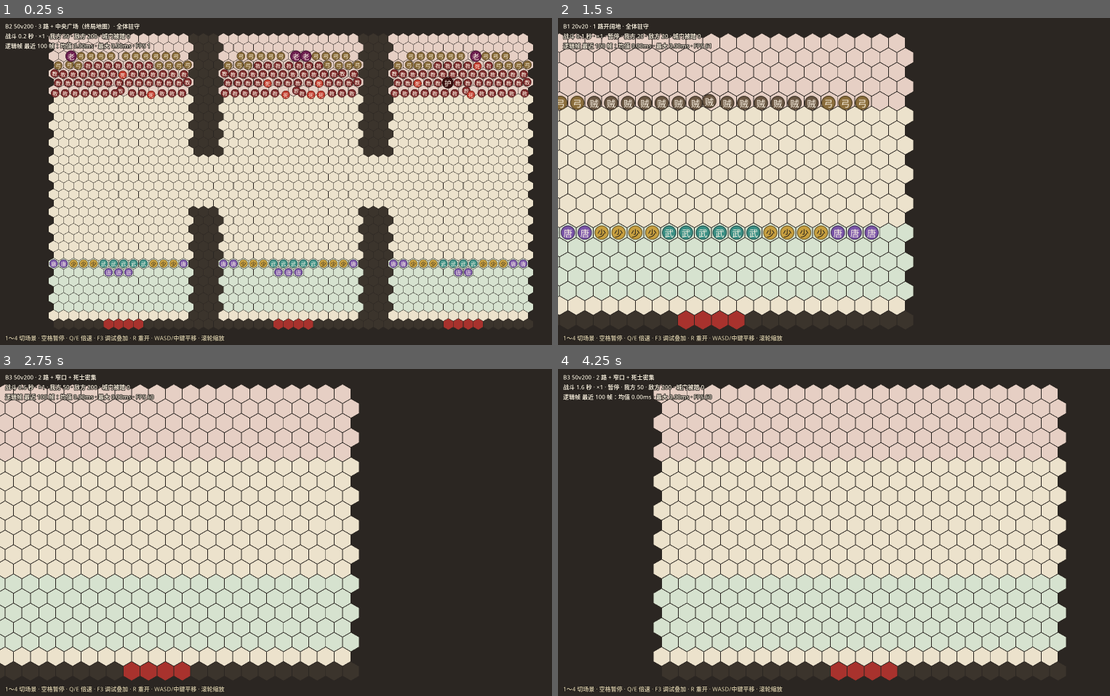
Above: before the commit, frames 1-4 (two rows, left to right).
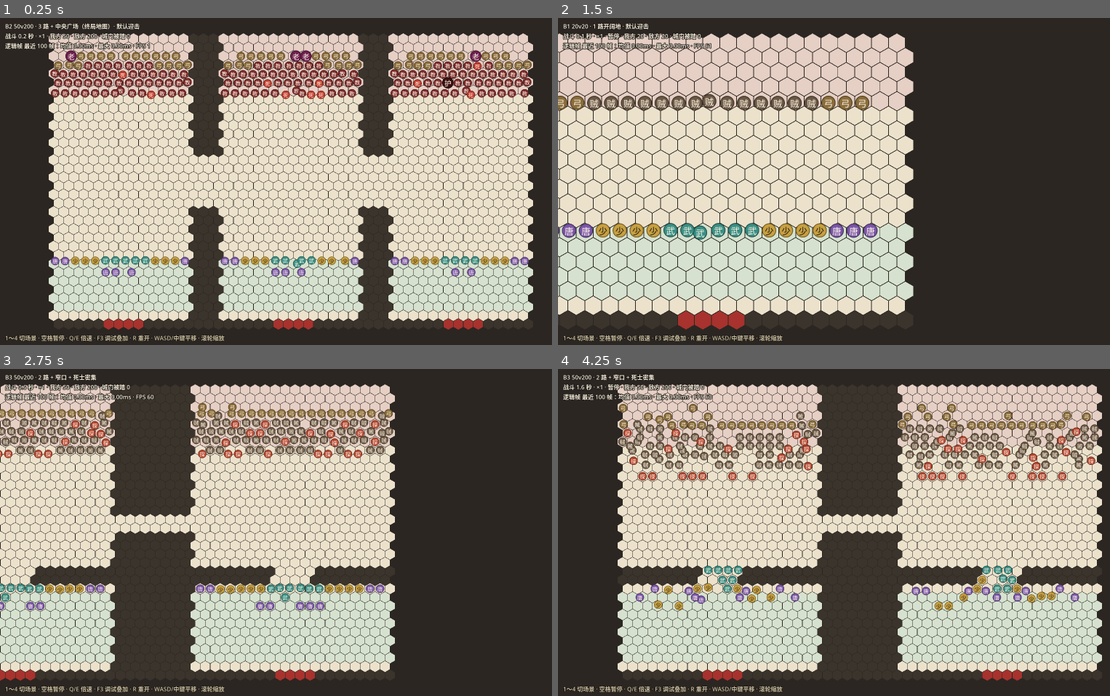
Above: after the commit, the same moments.

Repository: Clark760/WXAutoRE
Game: Godot game, scene res://src/app/main.tscn
Two runs of this game, one before a commit and one after it. Both use one fixed random seed, a clock stepped at 60 frames per second and the inputs below.
Inputs (mouse positions are in pixels of both pictures, inside the frame that each line leads up to):
- Up to frame 1 (0.25 s): no input
- Up to frame 2 (1.5 s): tap Enter at 0.5 s; move the mouse to (977, 165) at 0.52 s; hold D 0.53-1.25 s; tap 1 at 0.6 s; click (977, 165) at 0.67 s; tap Space at 0.77 s; drag from (734, 197) to (817, 246) at 1.27 s
- Up to frame 3 (2.75 s): tap Space at 2 s; move the mouse to (347, 460) at 2.02 s; hold D from 2.03 s (still down); tap 3 at 2.1 s
- Up to frame 4 (4.25 s): release D at 2.75 s; drag from (817, 597) to (673, 483) at 2.77 s; move the mouse to (1021, 581) at 3.52 s; hold A from 3.53 s (still down); tap Q at 3.6 s; tap Space at 3.77 s

The runs differ from the first frame. In frame 1, 2.3% of the frame differs, in the area x 8-96%, y 1-80%; in frame 2, 1.7%; in frame 3, 36%; in frame 4, 45%, in the area x 10-99%, y 4-96%.
Error before the commit: Cannot call method 'queue_free' on a null value. (res://src/view/battle_view.gd:58)

Commit message:
我方默认迎击：主动找敌、支援别路、拦截漏网；修复切换场景血条残留
用户试玩反馈：我方只打附近的敌人，不追击、不支援别路、不追漏网；切换场景后旧血条残留。
- 距离场支持起点初始代价；我方动态场改为"迎击场"：起点是所有敌人，
  初始代价 = 离城门步数 ÷ 2，覆盖全图，近的先打、冲到城门附近的优先拦截
- 我方新增行为模式：迎击（默认，不受防区限制）/ 驻守（不出防区），按组切换留到 M4
- 闲置率改为"还有要去打的敌人却既没在打也走不动"，不再把站着不动算成不闲置
- 表现层直接持有血条节点并立即摘掉旧节点，修复切换场景后旧血条残留
- 新增迎击支援别路、拦截漏网的场景测试（共 28 个）；B2 我方存活 2 → 31，B3 241 秒 → 37 秒
- 演示新增 --switch 参数；设计文档 v0.5；成就录追加"M0 · 试玩修正"

Co-Authored-By: Claude Opus 5.5 <noreply@anthropic.com>

Diff:
--- a/src/app/battle_demo.gd
+++ b/src/app/battle_demo.gd
@@ -5,8 +5,9 @@
 ## 命令行（godot 参数后加 --）：
 ##   --scenario=B2          开局场景
 ##   --bench                窗口压测：记录帧耗时，战斗结束或 90 秒后打印结果并退出
-##   --screenshot=路径 --shot-at=秒   到指定的战斗时间截图并保存
+##   --screenshot=路径 --shot-at=秒   运行到指定秒数（真实时间）截图并保存
 ##   --overlay              开局就打开调试叠加
+##   --switch=B1@8          运行到第 8 秒（真实时间）切换到 B1，用来检查切换场景后的画面
 
 const TICK: float = BattleSim.TICK
 const MAX_SUBSTEPS: int = 3
@@ -37,6 +38,9 @@
 var _shot_at: float = -1.0
 var _shot_done: bool = false
 var _start_overlay: bool = false
+var _elapsed: float = 0.0
+var _switch_to: String = ""
+var _switch_at: float = -1.0
 
 
 func _ready() -> void:
@@ -51,6 +55,10 @@
 			_shot_at = float(arg.substr(10))
 		elif arg == "--overlay":
 			_start_overlay = true
+		elif arg.begins_with("--switch="):
+			var parts: PackedStringArray = arg.substr(9).split("@")
+			_switch_to = parts[0]
+			_switch_at = float(parts[1]) if parts.size() > 1 else 5.0
 
 	RenderingServer.set_default_clear_color(Color("2b2622"))
 	view = BattleView.new()
@@ -133,11 +141,15 @@
 		_bench_frame_tick.append(sim.tick_index)
 		if not sim.is_running() or sim.time >= BENCH_SECONDS:
 			_finish_bench()
-	if _screenshot_path != "" and not _shot_done and sim.time >= _shot_at:
+	_elapsed += delta
+	if _switch_to != "" and _elapsed >= _switch_at:
+		_load(_switch_to)
+		_switch_to = ""
+	if _screenshot_path != "" and not _shot_done and _elapsed >= _shot_at:
 		_shot_done = true
 		await RenderingServer.frame_post_draw
 		get_viewport().get_texture().get_image().save_png(_screenshot_path)
-		print("已截图：%s（战斗时间 %.1f 秒）" % [_screenshot_path, sim.time])
+		print("已截图：%s（%s，战斗时间 %.1f 秒）" % [_screenshot_path, scenario, sim.time])
 		if not _bench:
 			get_tree().quit()
 
--- a/src/battle/ally_ai.gd
+++ b/src/battle/ally_ai.gd
@@ -1,12 +1,14 @@
 class_name AllyAI
 extends RefCounted
 
-## 我方驻守行为（设计文档 6.5）。
-## - 防区：以部署格为中心、guard_radius 格以内；单位永远不离开防区。
-## - 迎战范围：从部署格出发，到最近敌人的路径代价 ≤ 防区半径 + 射程。
-## - 选目标：只打射程内的敌人。近战打相邻的（攻击它的人更少 → 血更低）；
-##   远程打离城门最近的（城门场的值最小），这是"漏一个就输"的核心。
-## - 移动：射程内没有敌人但在迎战范围内时，沿我方动态场往敌人走；迎战范围内没有敌人就回部署格。
+## 我方行为（设计文档 6.5）。每帧：
+## 1. 射程内有敌人就打。近战打相邻的（攻击它的人更少 → 血更低）；
+##    远程打离城门最近的（城门场的值最小），这是"漏一个就输"的核心。
+## 2. 射程内没有敌人时按模式移动：
+##    - 迎击（默认）：沿我方迎击场走，不受防区限制。迎击场按离城门的远近给敌人加权，
+##      所以本路打完会去支援别路，漏过去的敌人会被优先拦截。
+##    - 驻守：只在防区（部署格周围 guard_radius 格）内迎敌，防区附近没有敌人就回部署格。
+## 3. 全图都没有走得到的敌人：回部署格。
 
 const RETARGET_INTERVAL: float = 1.0
 const SIDESTEP_COOLDOWN: float = 0.5
@@ -28,6 +30,7 @@
 var team: PackedByteArray
 var state: PackedByteArray
 var flags: PackedByteArray
+var mode: PackedByteArray
 var attack_range: PackedInt32Array
 var guard_radius: PackedInt32Array
 var attackers: PackedInt32Array
@@ -56,6 +59,7 @@
 	team = st.team
 	state = st.state
 	flags = st.flags
+	mode = st.mode
 	attack_range = st.attack_range
 	guard_radius = st.guard_radius
 	attackers = st.attackers
@@ -102,14 +106,20 @@
 		return
 	range_since[i] = -1.0
 
-	# 2. 迎战范围内有敌人：沿我方动态场往敌人走，但不出防区
+	# 2. 射程内没有敌人：按模式去找敌人
 	var h: int = home[i]
-	var radius: int = guard_radius[i]
-	if field.dist[h] <= radius + rng:
+	var engaged: bool
+	var leash: int = -1
+	if mode[i] == BattleState.MODE_GUARD:
+		leash = guard_radius[i]
+		engaged = buckets.gather(ENEMY, h, leash + rng) > 0
+	else:
+		engaged = field.dist[c] < DistanceField.UNREACHABLE
+	if engaged:
 		if move_cd[i] > 0.0:
 			state[i] = BattleState.UnitState.MOVING
 			return
-		if _advance_in_zone(i, c, h, radius):
+		if _advance(i, c, h, leash):
 			state[i] = BattleState.UnitState.MOVING
 			blocked_time[i] = 0.0
 			return
@@ -117,7 +127,7 @@
 		state[i] = BattleState.UnitState.BLOCKED
 		return
 
-	# 3. 迎战范围内没有敌人：回部署格
+	# 3. 没有要去打的敌人：回部署格
 	blocked_time[i] = 0.0
 	if c == h:
 		state[i] = BattleState.UnitState.GUARD
@@ -160,8 +170,8 @@
 	return best
 
 
-## 沿我方动态场往敌人方向走一格，不离开防区；必要时侧移。
-func _advance_in_zone(i: int, c: int, h: int, radius: int) -> bool:
+## 沿我方迎击场往敌人方向走一格；leash >= 0 时不离开部署格周围 leash 格（驻守）。必要时侧移。
+func _advance(i: int, c: int, h: int, leash: int) -> bool:
 	var d_arr: PackedInt32Array = field.dist
 	var cur: int = d_arr[c]
 	var best: int = -1
@@ -173,7 +183,7 @@
 		var n: int = neighbors[base + (rot + kk) % 6]
 		if n < 0 or walk[n] == 0 or occupant[n] >= 0:
 			continue
-		if map.distance(h, n) > radius:
+		if leash >= 0 and map.distance(h, n) > leash:
 			continue
 		var dn: int = d_arr[n]
 		if dn < best_d:
--- a/src/battle/battle_metrics.gd
+++ b/src/battle/battle_metrics.gd
@@ -2,7 +2,9 @@
 extends RefCounted
 
 ## 压测与验收用的统计（设计文档 10.1）。每个逻辑帧结束后调用 sample()。
-## 闲置：我方——迎战范围内有敌人，却被堵住超过 2 秒；敌方——冲不动也没在交战，超过 2 秒。
+## 闲置：我方——还有要去打的敌人（迎击：全图有走得到的敌人；驻守：防区附近有敌人），
+## 却既没在打、也走不动，超过 2 秒；敌方——冲不动也没在交战，超过 2 秒。
+## 防区越界只统计驻守模式的单位。
 
 const IDLE_SECONDS: float = 2.0
 
@@ -37,7 +39,8 @@
 			ally_unit_ticks += 1
 			if idle:
 				ally_idle_ticks += 1
-			if sim.map.distance(st.home[i], st.cell[i]) > st.guard_radius[i]:
+			if st.mode[i] == BattleState.MODE_GUARD \
+					and sim.map.distance(st.home[i], st.cell[i]) > st.guard_radius[i]:
 				guard_violations += 1
 		else:
 			enemy_unit_ticks += 1
--- a/src/battle/battle_sim.gd
+++ b/src/battle/battle_sim.gd
@@ -6,8 +6,10 @@
 
 const TICK: float = 0.1
 const DEADLOCK_SECONDS: float = 300.0
-## 动态距离场只关心附近的情况，超过这个代价就不再展开。
+## 敌方动态场只关心附近的情况，超过这个代价就不再展开。我方迎击场要看全图，不设上限。
 const FIELD_LIMIT: int = 16
+## 我方迎击场里，每个敌人的初始代价 = 它离城门的步数 ÷ 这个数。离城门越近越优先被拦截。
+const THREAT_DIVISOR: int = 2
 
 enum Outcome { RUNNING, WIN, LOSS_BREACH, LOSS_DEADLOCK }
 
@@ -19,7 +21,8 @@
 
 ## 城门场：整局只算一次。敌人沿它冲城门；我方远程用它判断谁离城门最近。
 var gate_field: DistanceField = DistanceField.new()
-## 我方动态场：每格到最近敌人的代价（自己人占着的格子加代价，后排会绕到侧面），我方驻守单位迎敌时沿它移动。
+## 我方迎击场：每格到"最该拦截的敌人"的代价。起点是所有敌人，初始代价按离城门的远近加权；
+## 自己人占着的格子加代价，后排会绕到侧面。我方单位迎敌时沿它移动。
 var ally_field: DistanceField = DistanceField.new()
 ## 敌方动态场：每格到最近我方单位的纯走路距离（不加拥挤代价），敌人交战时沿它移动，
 ## 也用来判断"我方单位是否真的走得到"——隔着墙的不算。
@@ -43,6 +46,7 @@
 var attacks_this_tick: int = 0
 
 var _sources: PackedInt32Array = PackedInt32Array()
+var _source_cost: PackedInt32Array = PackedInt32Array()
 var _started: bool = false
 
 
@@ -55,6 +59,7 @@
 	ally_field.setup(map, map.walk_ally)
 	enemy_field.setup(map, map.walk_enemy)
 	_sources.resize(capacity)
+	_source_cost.resize(capacity)
 
 
 func add_unit(d: UnitDef, team: int, cell: int) -> int:
@@ -189,12 +194,15 @@
 	var alive: PackedByteArray = st.alive
 	var team: PackedByteArray = st.team
 	var cell: PackedInt32Array = st.cell
+	var gate_dist: PackedInt32Array = gate_field.dist
 	for i in st.unit_count:
 		if alive[i] == 1 and team[i] == source_team:
 			_sources[count] = cell[i]
+			_source_cost[count] = gate_dist[cell[i]] / THREAT_DIVISOR
 			count += 1
 	if mover_team == TEAM_ALLY:
-		ally_field.build(_sources, count, st.occupant, st.team, TEAM_ALLY, FIELD_LIMIT)
+		ally_field.build(_sources, count, st.occupant, st.team, TEAM_ALLY,
+				DistanceField.UNREACHABLE, _source_cost)
 	else:
 		enemy_field.build(_sources, count, st.occupant, st.team, -1, FIELD_LIMIT)
 
--- a/src/battle/battle_state.gd
+++ b/src/battle/battle_state.gd
@@ -14,6 +14,10 @@
 const FLAG_HERO: int = 4
 
 enum UnitState { GUARD, MOVING, ATTACKING, BLOCKED, RETURNING, ADVANCING, DEAD }
+
+## 我方行为模式（设计文档 6.5）：迎击 = 主动寻敌、优先拦截离城门近的；驻守 = 只在防区内迎敌。
+const MODE_INTERCEPT: int = 0
+const MODE_GUARD: int = 1
 
 ## 0 = 外功（用 def_ext 减免），1 = 内功（用 def_int 减免）
 const DAMAGE_EXTERNAL: int = 0
@@ -29,6 +33,8 @@
 var alive: PackedByteArray = PackedByteArray()
 var flags: PackedByteArray = PackedByteArray()
 var state: PackedByteArray = PackedByteArray()
+## 我方行为模式，见 MODE_*；敌方不用。
+var mode: PackedByteArray = PackedByteArray()
 var damage_type: PackedByteArray = PackedByteArray()
 
 var cell: PackedInt32Array = PackedInt32Array()
@@ -80,6 +86,7 @@
 	alive.resize(capacity)
 	flags.resize(capacity)
 	state.resize(capacity)
+	mode.resize(capacity)
 	damage_type.resize(capacity)
 	def_index.resize(capacity)
 	cell.resize(capacity)
@@ -147,6 +154,7 @@
 		f |= FLAG_HERO
 	flags[i] = f
 	state[i] = UnitState.GUARD if p_team == TEAM_ALLY else UnitState.ADVANCING
+	mode[i] = MODE_INTERCEPT
 	# 普攻用两种攻击里较高的一种
 	if d.atk >= d.iat:
 		damage_type[i] = DAMAGE_EXTERNAL
--- a/src/battle/distance_field.gd
+++ b/src/battle/distance_field.gd
@@ -5,6 +5,7 @@
 ## dist[c] = 站在格子 c 的单位走到"最近起点格"所需的代价。
 ## 代价：踏进空格 1；踏进被"走路这一方"自己人占着的格子 3（让后面的人绕行）；墙不可通行。
 ## 起点格本身是目标单位所在的格子，踏进去等于"接触到了"，代价按 1 算。
+## 起点可以带初始代价（source_cost）：我方迎击场用它表示威胁，离城门越近的敌人初始代价越小，越优先被拦截。
 
 const UNREACHABLE: int = 1 << 29
 const CROWD_COST: int = 3
@@ -24,15 +25,18 @@
 	_walk = walk
 	dist.resize(map.cell_count)
 	dist.fill(UNREACHABLE)
-	_bucket_head.resize(map.cell_count * CROWD_COST + 8)
+	# 最大代价 = 起点初始代价（不超过格子数）+ 路径代价（不超过 3 × 格子数）
+	_bucket_head.resize(map.cell_count * (CROWD_COST + 1) + 8)
 	_entry_cell.resize(map.cell_count * 7 + 8)
 	_entry_next.resize(map.cell_count * 7 + 8)
 
 
 ## sources：起点格。occupant / unit_team / mover_team 用来判断"自己人占着的格子"；
-## mover_team < 0 表示不考虑占格（城门场）。limit：超过这个代价就不再展开，省时间。
+## mover_team < 0 表示不考虑占格（城门场、敌方场）。limit：超过这个代价就不再展开，省时间。
+## source_cost：每个起点的初始代价（可选，不传就都是 0）。
 func build(sources: PackedInt32Array, source_count: int, occupant: PackedInt32Array,
-		unit_team: PackedByteArray, mover_team: int, limit: int = UNREACHABLE) -> void:
+		unit_team: PackedByteArray, mover_team: int, limit: int = UNREACHABLE,
+		source_cost: PackedInt32Array = PackedInt32Array()) -> void:
 	var d_arr: PackedInt32Array = dist
 	var head: PackedInt32Array = _bucket_head
 	var e_cell: PackedInt32Array = _entry_cell
@@ -40,6 +44,8 @@
 	var nb: PackedInt32Array = _map.neighbors
 	var walk: PackedByteArray = _walk
 	var use_crowd: bool = mover_team >= 0
+	var has_cost: bool = source_cost.size() >= source_count
+	var head_size: int = head.size()
 	d_arr.fill(UNREACHABLE)
 
 	var count: int = 0
@@ -47,12 +53,16 @@
 	head[0] = -1
 	for s in source_count:
 		var c: int = sources[s]
-		if d_arr[c] == 0:
+		var d0: int = mini(source_cost[s], head_size - 1) if has_cost else 0
+		if d0 >= d_arr[c]:
 			continue
-		d_arr[c] = 0
+		d_arr[c] = d0
+		while max_d < d0:
+			max_d += 1
+			head[max_d] = -1
 		e_cell[count] = c
-		e_next[count] = head[0]
-		head[0] = count
+		e_next[count] = head[d0]
+		head[d0] = count
 		count += 1
 
 	var d: int = 0
@@ -63,12 +73,13 @@
 			e = e_next[e]
 			if d_arr[c] != d:
 				continue
+			# 起点格站的是对方单位，不会被算成拥挤
 			var nd: int = d + 1
-			if use_crowd and d > 0:
+			if use_crowd:
 				var o: int = occupant[c]
 				if o >= 0 and unit_team[o] == mover_team:
 					nd = d + CROWD_COST
-			if nd > limit:
+			if nd > limit or nd >= head_size:
 				continue
 			var base: int = c * 6
 			for k in 6:
--- a/src/dev/dev_scenarios.gd
+++ b/src/dev/dev_scenarios.gd
@@ -6,8 +6,8 @@
 const NAMES: PackedStringArray = ["B1", "B2", "B3", "B4"]
 
 const DESCRIPTIONS: Dictionary = {
-	"B1": "20v20 · 1 路开阔地 · 全体驻守",
-	"B2": "50v200 · 3 路 + 中央广场（终局地图）· 全体驻守",
+	"B1": "20v20 · 1 路开阔地 · 默认迎击",
+	"B2": "50v200 · 3 路 + 中央广场（终局地图）· 默认迎击",
 	"B3": "50v200 · 2 路 + 窄口 + 死士密集",
 	"B4": "60v240 · 300 单位极限（只记录）",
 }
--- a/src/view/battle_view.gd
+++ b/src/view/battle_view.gd
@@ -37,6 +37,7 @@
 var _atlas: GlyphAtlas
 var _pixel: PackedVector2Array = PackedVector2Array()
 var _groups: Array[Dictionary] = []
+var _hp_node: MultiMeshInstance2D
 var _hp_mm: MultiMesh
 var _hp_buffer: PackedFloat32Array = PackedFloat32Array()
 
@@ -50,12 +51,14 @@
 
 
 func bind(p_sim: BattleSim) -> void:
+	# 切换场景时旧的绘制节点要立刻摘掉：queue_free 要到帧末才生效，期间旧血条还会画出来
 	for g in _groups:
-		(g["node"] as Node).queue_free()
+		_discard(g["node"])
 	_groups.clear()
-	if _hp_mm != null:
+	if _hp_node != null:
+		_discard(_hp_node)
+		_hp_node = null
 		_hp_mm = null
-		get_node("HpBars").queue_free()
 	sim = p_sim
 	var map: BattleMap = sim.map
 	_pixel.resize(map.cell_count)
@@ -77,13 +80,18 @@
 		buffer.resize(indices.size() * FLOATS_PER_INSTANCE)
 		_groups.append({"def": st.defs[d], "node": node, "indices": indices, "buffer": buffer})
 
-	var hp_node := MultiMeshInstance2D.new()
-	hp_node.name = "HpBars"
+	_hp_node = MultiMeshInstance2D.new()
 	_hp_mm = _make_multimesh(st.unit_count)
-	hp_node.multimesh = _hp_mm
-	add_child(hp_node)
+	_hp_node.multimesh = _hp_mm
+	add_child(_hp_node)
 	_hp_buffer.resize(st.unit_count * FLOATS_PER_INSTANCE)
+	_hp_buffer.fill(0.0)
 	_atlas.build(st.defs)
+
+
+func _discard(node: Node) -> void:
+	remove_child(node)
+	node.queue_free()
 
 
 func map_size() -> Vector2:
--- a/tests/scenario/test_battle_rules.gd
+++ b/tests/scenario/test_battle_rules.gd
@@ -65,11 +65,12 @@
 	check_eq(sim.st.occupant[sim.map.gate_cells[0]], -1, "城门格是空的")
 
 
-## 驻守单位迎敌不出防区，敌人死了以后回到部署格。
+## 驻守模式：迎敌不出防区，敌人死了以后回到部署格。
 func test_guard_stays_in_zone_and_returns_home() -> void:
 	var sim := _sim(_open_rows(), 3)
 	var home: int = _at(sim, 3, 10)
 	var a: int = sim.add_unit(_def("wuseng", {"atk": 400.0}), BattleState.TEAM_ALLY, home)
+	sim.st.mode[a] = BattleState.MODE_GUARD
 	# 弱小的敌人出现在防区边上（3 格），站着不动
 	var e: int = sim.add_unit(_def("bandit", {"hp": 30.0}), BattleState.TEAM_ENEMY, _at(sim, 3, 7))
 	sim.st.move_cd[e] = 1000.0
@@ -116,6 +117,7 @@
 		var a: int = sim.add_unit(_def("tangmen", {"atk": 1.0, "hp": 99999.0, "attack_range": 6}),
 				BattleState.TEAM_ALLY, _at(sim, 12, 10))
 		sim.st.guard_radius[a] = 0
+		sim.st.mode[a] = BattleState.MODE_GUARD
 		var key: String = "scout" if suicider else "bandit"
 		var e: int = sim.add_unit(_def(key, {"hp": 99999.0, "alert_radius": 0}), BattleState.TEAM_ENEMY, _at(sim, 10, 4))
 		sim.end_on_breach = false
@@ -139,6 +141,8 @@
 	var rows := PackedStringArray(["##E##", "##.##", "##.##", "##A##", "##G##"])
 	var sim := _sim(rows, 2)
 	var a: int = sim.add_unit(_def("wuseng", {"atk": 1.0}), BattleState.TEAM_ALLY, _at(sim, 2, 3))
+	sim.st.mode[a] = BattleState.MODE_GUARD
+	sim.st.guard_radius[a] = 0
 	var s: int = sim.add_unit(_def("scout"), BattleState.TEAM_ENEMY, _at(sim, 2, 0))
 	sim.start()
 	_run(sim, 40)
@@ -154,6 +158,7 @@
 		var sim := _sim(_open_rows(), 2)
 		var a: int = sim.add_unit(_def("wuseng", {"atk": 1.0, "hp": 99999.0}), BattleState.TEAM_ALLY, _at(sim, 1, 7))
 		sim.st.guard_radius[a] = 0
+		sim.st.mode[a] = BattleState.MODE_GUARD
 		var e: int = sim.add_unit(_def("bandit", {"hp": 99999.0}), BattleState.TEAM_ENEMY, _at(sim, 3, 8))
 		sim.st.alert_radius[e] = alert
 		sim.end_on_breach = false
@@ -190,6 +195,56 @@
 	check_eq(sim.st.hp[a], sim.st.hp_max[a], "墙另一边的我方单位没挨打")
 
 
+## 迎击：本路没有敌人时，穿过窄口去支援另一路。
+func test_intercept_supports_other_lane() -> void:
+	var rows := PackedStringArray([
+		"EEEEEEE#EEEEEEE",
+		".......#.......",
+		".......#.......",
+		".......#.......",
+		"...............",
+		"...............",
+		".......#.......",
+		".......#.......",
+		".......#.......",
+		".......#.......",
+		"AAAAAAA#AAAAAAA",
+		"##GGG####GGG###",
+	])
+	var sim := _sim(rows, 2)
+	var a: int = sim.add_unit(_def("wuseng", {"atk": 400.0, "move_interval": 0.3}), BattleState.TEAM_ALLY, _at(sim, 3, 10))
+	var e: int = sim.add_unit(_def("bandit", {"move_interval": 3.0}), BattleState.TEAM_ENEMY, _at(sim, 11, 1))
+	sim.end_on_breach = false
+	sim.start()
+	var max_col: int = 0
+	for k in 200:
+		if not sim.is_running():
+			break
+		sim.tick()
+		max_col = maxi(max_col, sim.st.cell[a] % sim.map.width)
+	check(max_col > 7, "穿过窄口进入了右边那一路（最远到第 %d 列）" % (max_col + 1))
+	check_eq(sim.st.alive[e], 0, "右路的敌人被消灭")
+	check_eq(sim.breach_count, 0, "没有漏到城门")
+
+
+## 迎击会拦下漏过防线、冲向城门的死士；同样的摆位，驻守（防区 3 格）拦不住。
+func test_intercept_catches_leaker_but_guard_does_not() -> void:
+	for guard in [false, true]:
+		var sim := _sim(_open_rows(), 2)
+		var a: int = sim.add_unit(_def("wuseng", {"atk": 9999.0, "move_interval": 0.3}), BattleState.TEAM_ALLY, _at(sim, 1, 10))
+		if guard:
+			sim.st.mode[a] = BattleState.MODE_GUARD
+		var e: int = sim.add_unit(_def("scout", {"move_interval": 1.0}), BattleState.TEAM_ENEMY, _at(sim, 12, 5))
+		sim.end_on_breach = false
+		sim.start()
+		_run(sim, 150)
+		if guard:
+			check_eq(sim.breach_count, 1, "驻守：死士在防区外，冲到了城门")
+		else:
+			check_eq(sim.st.alive[e], 0, "迎击：死士被拦下消灭")
+			check_eq(sim.breach_count, 0, "迎击：没有漏到城门")
+
+
 func test_dead_unit_frees_its_cell() -> void:
 	var sim := _sim(_open_rows(), 2)
 	sim.add_unit(_def("wuseng", {"atk": 9999.0}), BattleState.TEAM_ALLY, _at(sim, 7, 10))
Not shown, changed: README.md
Not shown, changed: doc/02-最小可玩设计.md
Not shown, changed: site/data/achievements.js
